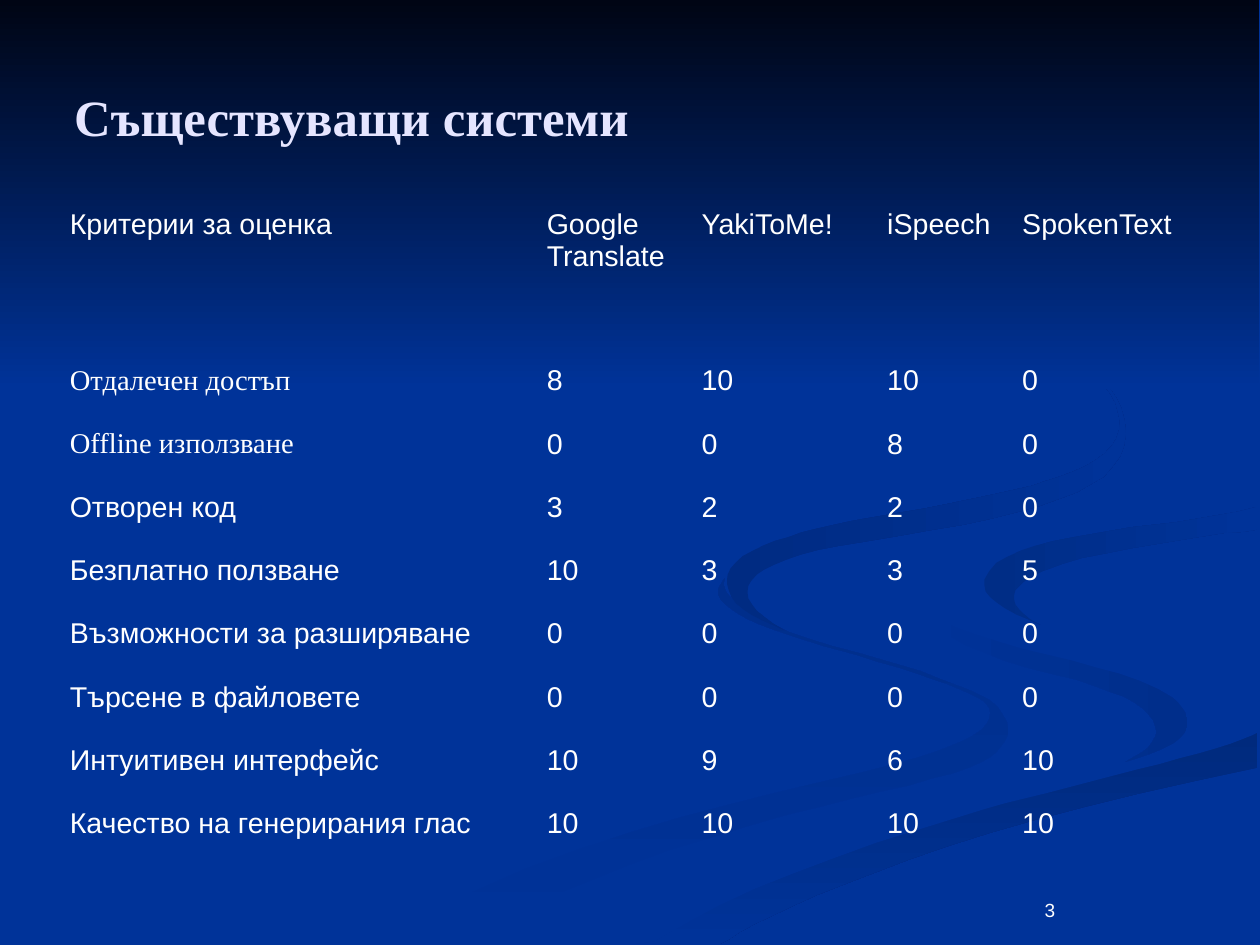
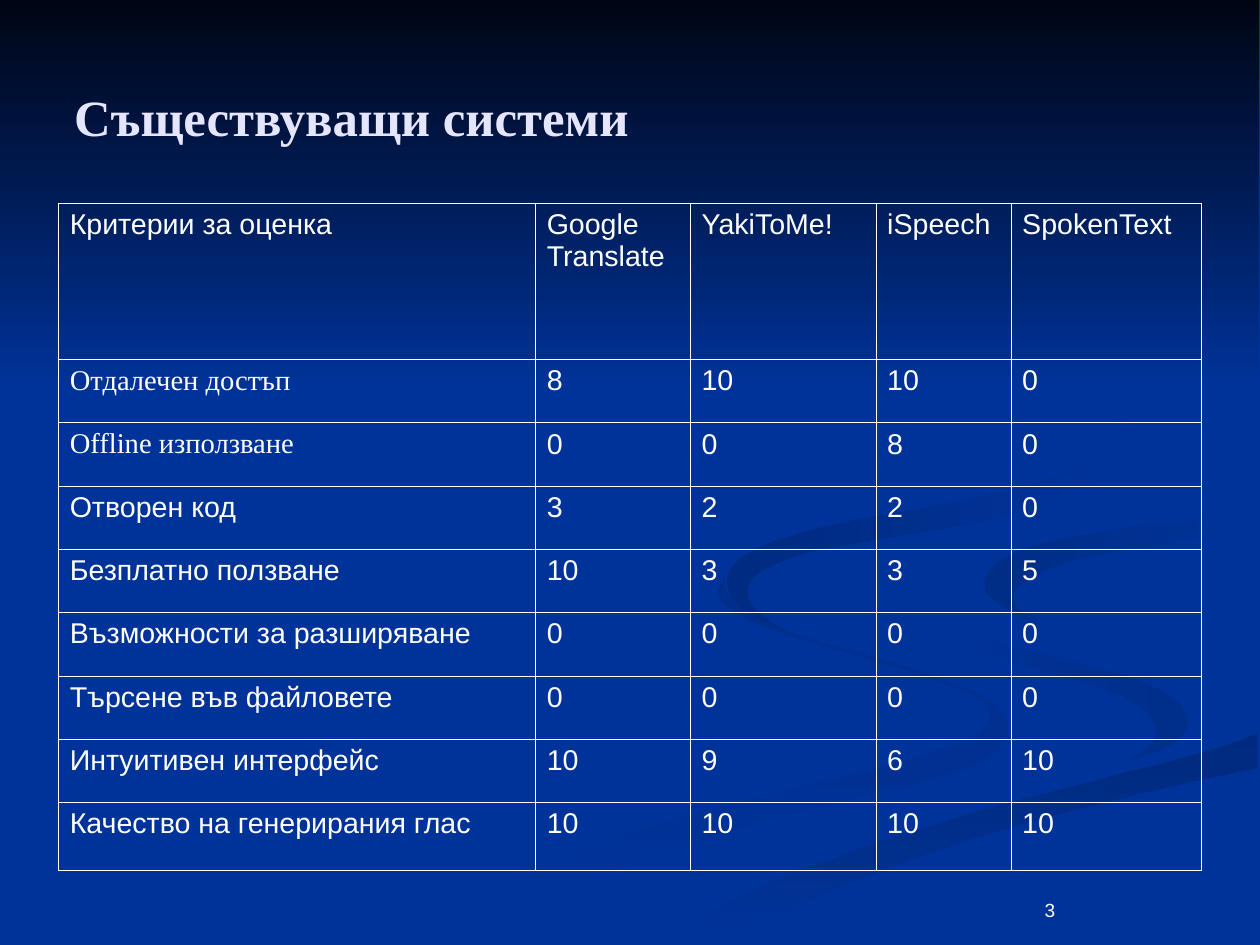
Before and after one commit to aasenov/ultimate-speaker, a slide deck: slide 3 of docs/Diplomna.odp. Drawn at 1260x945 pixels with LibreOffice and Linux fonts; fonts in the diff are those of the drawing. Boxes give left, top, right and bottom in pixels: in the first picture for what was removed or moved away, otherwise in the second. Text is boxed around its words. In the diff, an @@ line names an element or a change of style, - is before the commit and + after.

```diff
--- a/docs/Diplomna.odp
+++ b/docs/Diplomna.odp
@@ table at (58,204,1201,871) @@
-row 7, column 1: Търсене в файловете
+row 7, column 1: Търсене във файловете
@@ borders changed @@
```
Also in this commit, not shown: 6 other slides changed.
